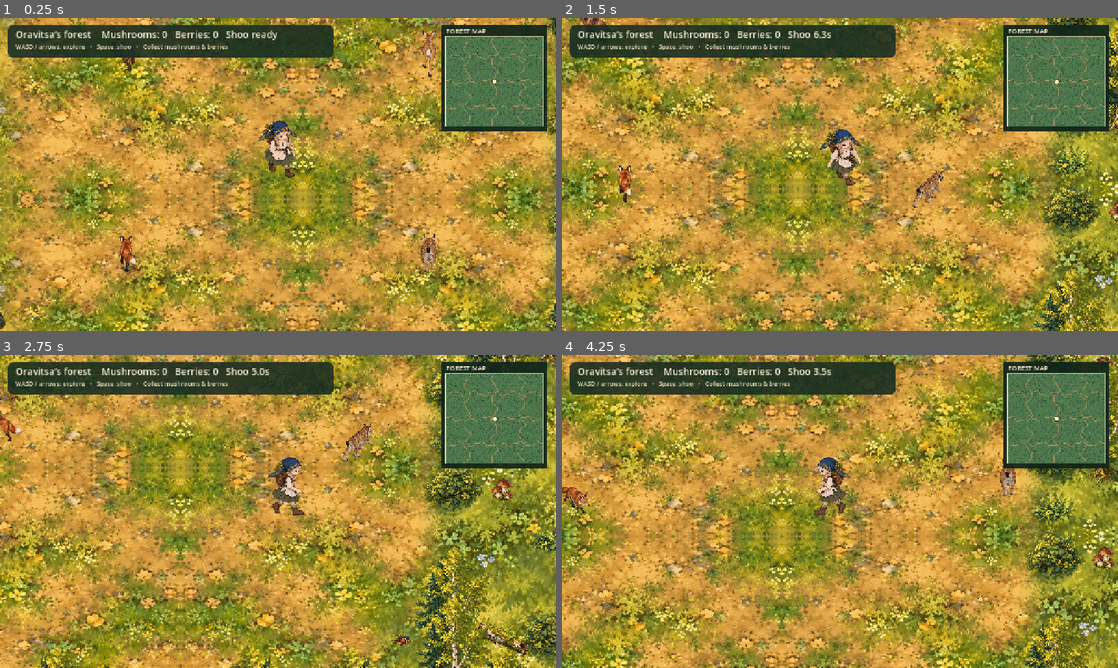
Above: before the commit, frames 1-4 (two rows, left to right).
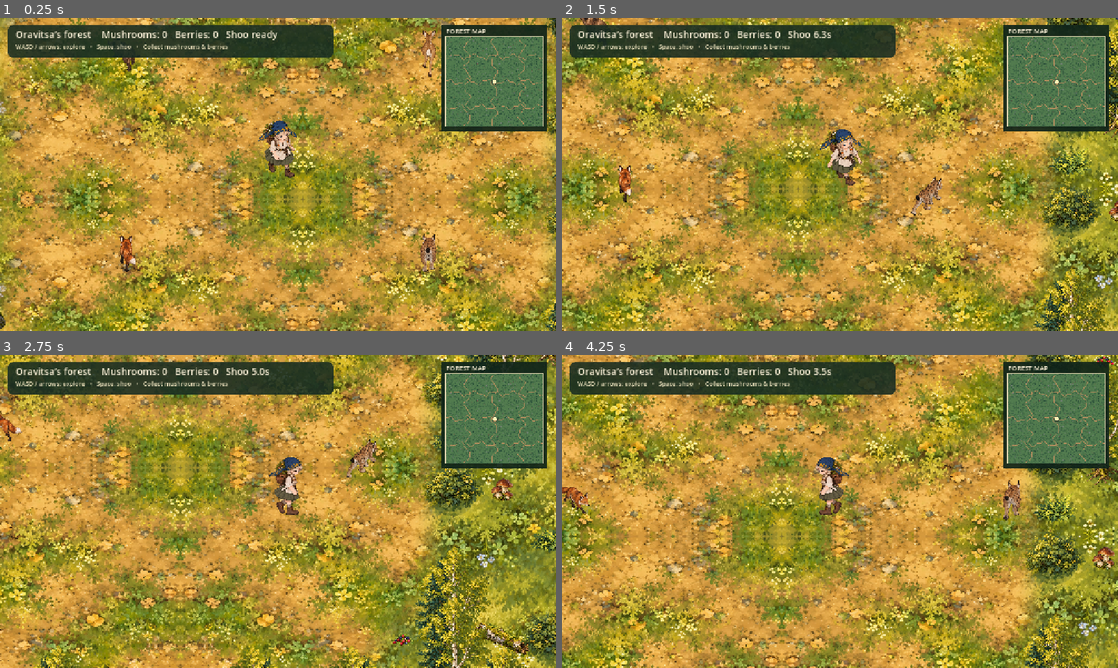
Above: after the commit, the same moments.

Repository: diegoami/oravitsa
Game: Godot game, scene res://scenes/forest_2d/forest.tscn
Same seed, same stepped clock (60 frames per second), same inputs: the game is played once before the commit and once after it.
Inputs:
- Up to frame 1 (0.25 s): no input
- Up to frame 2 (1.5 s): tap Enter at 0.5 s; hold D (move_right) 0.53-1.28 s; tap R at 0.6, 1.35 s; tap Space at 0.77 s; hold S (move_back) from 1.28 s (still down)
- Up to frame 3 (2.75 s): tap Space at 1.52 s; release S (move_back) at 2.03 s; hold D (move_right) from 2.03 s (still down); tap R at 2.1 s
- Up to frame 4 (4.25 s): release D (move_right) at 2.78 s; hold W (move_forward) 2.78-3.53 s; tap R at 2.85, 3.6 s; tap Space at 3.02, 3.77 s; hold A (move_left) from 3.53 s (still down)

The runs differ from the first frame. In frame 1, 0.1% of the frame differs, in the area x 75-79%, y 68-82%; in frame 2, 0.7%; in frame 3, 1.0%, in the area x 48-68%, y 21-52%; in frame 4, 0.9%.

Commit message:
Add lynx catches and full Oravitsa walk loops

Diff:
--- a/scenes/forest_2d/forest.gd
+++ b/scenes/forest_2d/forest.gd
@@ -29,6 +29,10 @@
 const ANIMAL_NAMES := {BOAR: "Boar", DEER: "Deer", FOX: "Fox", LYNX: "Lynx"}
 const ANIMAL_SPEEDS := {BOAR: 52.0, DEER: 96.0, FOX: 112.0, LYNX: 91.0}
 const ANIMAL_RADIUS := {BOAR: 30.0, DEER: 25.0, FOX: 22.0, LYNX: 25.0}
+const LYNX_BURST_SPEED := 220.0
+const LYNX_BURST_TIME := 1.5
+const LYNX_BURST_RECOVERY := 3.4
+const DEER_RESPAWN_TIME := 25.0
 const PLAYER_RADIUS := 24.0
 const SHOO_RANGE := 200.0
 const SHOO_COOLDOWN := 7.0
@@ -38,6 +42,7 @@
 var player_position := Vector2.ZERO
 var basket := 0
 var berries_basket := 0
+var deer_caught := 0
 var player_stun := 0.0
 var shoo_cooldown := 0.0
 var _ground: TileMapLayer
@@ -54,7 +59,6 @@
 var _textures: Dictionary = {}
 var _png_cache: Dictionary = {}
 var _loaded_center := Vector2i(-999, -999)
-var _walk_phase := 0.0
 
 
 func _ready() -> void:
@@ -75,20 +79,18 @@
 	var direction := Input.get_vector("move_left", "move_right", "move_forward", "move_back")
 	if direction.length_squared() > 0.0 and player_stun <= 0.0:
 		var step := direction.normalized() * SPEED * delta
-		_try_move(Vector2(step.x, 0.0))
-		_try_move(Vector2(0.0, step.y))
+		if not _try_move(step) and player_stun <= 0.0:
+			_try_move(Vector2(step.x, 0.0))
+			_try_move(Vector2(0.0, step.y))
 		var wanted := _direction_name(direction)
 		var base: String = {"w": "e", "sw": "se", "nw": "ne"}.get(wanted, wanted)
 		if _player.animation != base or not _player.is_playing():
 			_player.play(base)
 		_player.flip_h = wanted in ["w", "sw", "nw"]
-		_walk_phase += delta * 11.0 * TAU / 4.0
-		_player.offset.y = -290.0 + sin(_walk_phase * 2.0) * 5.0
-		_player.rotation = sin(_walk_phase) * 0.012
+		_player.offset.y = -290.0
 	else:
 		_player.stop()
 		_player.offset.y = -290.0
-		_player.rotation = 0.0
 	_player.modulate = Color(0.66, 0.78, 0.91) if player_stun > 0.0 else Color.WHITE
 	_player.position = player_position
 	_camera.position = player_position
@@ -96,6 +98,7 @@
 	var cell := _world_cell(player_position)
 	if cell != _loaded_center:
 		_refresh_visible()
+	_update_respawns(delta)
 	_move_animals(delta)
 	_update_hud()
 	_minimap.queue_redraw()
@@ -258,9 +261,9 @@
 		frames.set_animation_speed(direction, 11.0)
 		var filename: String
 		if direction in ["e", "se", "ne"]:
-			filename = ART + "oravitsa_walk_" + ("side" if direction == "e" else direction) + ".png"
+			filename = ART + ("oravitsa_walk_side_v2.png" if direction == "e" else "oravitsa_walk_" + direction + ".png")
 		else:
-			filename = CHARACTER_ART + "oravitsa_walk_" + ("toward" if direction == "s" else "away") + ".png"
+			filename = CHARACTER_ART + "oravitsa_walk_toward.png" if direction == "s" else ART + "oravitsa_walk_back_v2.png"
 		var texture: Texture2D = _load_png(filename)
 		var width := float(texture.get_width()) / 4.0
 		var sequence := [0, 1, 2, 1] if direction in ["se", "ne"] else [0, 1, 2, 3]
@@ -392,13 +395,20 @@
 		"facing": Vector2.DOWN,
 		"state": "idle",
 		"food_cell": Vector2i(-1, -1),
-		"eat_time": 0.0
+		"eat_time": 0.0,
+		"alive": true,
+		"respawn": 0.0,
+		"feeding": 0.0,
+		"burst": 0.0,
+		"burst_cooldown": 0.0
 	})
 
 
 func _refresh_animals(center: Vector2i) -> void:
 	var wanted := {}
 	for id in _animals.size():
+		if not _animals[id]["alive"]:
+			continue
 		var cell := _world_cell(_animals[id]["position"])
 		if abs(cell.x - center.x) <= 12 and abs(cell.y - center.y) <= 9:
 			wanted[id] = true
@@ -468,7 +478,7 @@
 	var nearest := -1
 	var best := radius * radius
 	for other_id in _active_animals.keys():
-		if other_id == except_id or _animals[other_id]["kind"] not in kinds:
+		if other_id == except_id or not _animals[other_id]["alive"] or _animals[other_id]["kind"] not in kinds:
 			continue
 		var distance: float = position.distance_squared_to(_animals[other_id]["position"])
 		if distance < best:
@@ -512,7 +522,7 @@
 	if candidate.distance_to(player_position) < ANIMAL_RADIUS[kind] + PLAYER_RADIUS:
 		return false
 	for other_id in _active_animals.keys():
-		if other_id == id:
+		if other_id == id or not _animals[other_id]["alive"]:
 			continue
 		var other := _animals[other_id]
 		if candidate.distance_to(other["position"]) < ANIMAL_RADIUS[kind] + ANIMAL_RADIUS[other["kind"]]:
@@ -525,22 +535,75 @@
 		return
 	shoo_cooldown = SHOO_COOLDOWN
 	for id in _active_animals.keys():
-		if _animals[id]["position"].distance_to(player_position) <= SHOO_RANGE:
+		if _animals[id]["alive"] and _animals[id]["position"].distance_to(player_position) <= SHOO_RANGE:
 			_animals[id]["shoo"] = 3.0
 			_animals[id]["timeout"] = 0.0
 
 
+func _catch_deer(lynx_id: int, deer_id: int) -> void:
+	var lynx := _animals[lynx_id]
+	var deer := _animals[deer_id]
+	if not deer["alive"] or lynx["kind"] != LYNX or deer["kind"] != DEER:
+		return
+	deer["alive"] = false
+	deer["respawn"] = DEER_RESPAWN_TIME
+	deer["velocity"] = Vector2.ZERO
+	lynx["feeding"] = 1.7
+	lynx["burst"] = 0.0
+	lynx["velocity"] = Vector2.ZERO
+	lynx["state"] = "feed"
+	deer_caught += 1
+	if _active_animals.has(deer_id):
+		_active_animals[deer_id].queue_free()
+		_active_animals.erase(deer_id)
+
+
+func _update_respawns(delta: float) -> void:
+	var refreshed := false
+	for id in _animals.size():
+		var data := _animals[id]
+		if data["alive"]:
+			continue
+		data["respawn"] = maxf(0.0, float(data["respawn"]) - delta)
+		if data["respawn"] > 0.0:
+			continue
+		var home: Vector2 = data["home"]
+		if home.distance_to(player_position) < 450.0 or not _can_animal_move(id, home):
+			data["respawn"] = 3.0
+			continue
+		data["position"] = home
+		data["target"] = home
+		data["timeout"] = 0.0
+		data["state"] = "idle"
+		data["alive"] = true
+		refreshed = true
+	if refreshed:
+		_refresh_animals(_loaded_center)
+
+
 func _move_animals(delta: float) -> void:
 	for id in _active_animals.keys():
+		if not _active_animals.has(id) or not _animals[id]["alive"]:
+			continue
 		var data := _animals[id]
 		var position: Vector2 = data["position"]
 		var kind: int = data["kind"]
 		var sprite: AnimatedSprite2D = _active_animals[id]
 		data["stun"] = maxf(0.0, data["stun"] - delta)
 		data["shoo"] = maxf(0.0, data["shoo"] - delta)
+		var was_feeding: bool = data["feeding"] > 0.0
+		data["feeding"] = maxf(0.0, data["feeding"] - delta)
+		if was_feeding and data["feeding"] <= 0.0:
+			data["state"] = "idle"
+			data["timeout"] = 0.0
+		data["burst"] = maxf(0.0, data["burst"] - delta)
+		data["burst_cooldown"] = maxf(0.0, data["burst_cooldown"] - delta)
 		if data["stun"] > 0.0:
 			sprite.stop()
 			sprite.modulate = Color(0.66, 0.78, 0.91)
+			continue
+		if data["feeding"] > 0.0:
+			sprite.stop()
 			continue
 		sprite.modulate = Color.WHITE
 		data["timeout"] = float(data["timeout"]) - delta
@@ -568,9 +631,17 @@
 		elif kind == LYNX:
 			var prey := _nearest_animal(position, [DEER], id, 650.0)
 			if prey >= 0:
-				target = _animals[prey]["position"]
+				var prey_position: Vector2 = _animals[prey]["position"]
+				if position.distance_to(prey_position) <= ANIMAL_RADIUS[LYNX] + ANIMAL_RADIUS[DEER] + 8.0:
+					_catch_deer(id, prey)
+					sprite.stop()
+					continue
+				target = prey_position
 				data["state"] = "hunt"
-				speed *= 1.18
+				if data["burst_cooldown"] <= 0.0 and position.distance_to(prey_position) < 410.0:
+					data["burst"] = LYNX_BURST_TIME
+					data["burst_cooldown"] = LYNX_BURST_RECOVERY
+				speed = LYNX_BURST_SPEED if data["burst"] > 0.0 else ANIMAL_SPEEDS[LYNX]
 		elif kind in [BOAR, DEER]:
 			var food_cell: Vector2i = data["food_cell"]
 			if not _in_bounds(food_cell) or objects[_index(food_cell)] not in [BERRIES, MUSHROOM] or (kind == DEER and objects[_index(food_cell)] != BERRIES):
@@ -598,7 +669,7 @@
 			target = data["target"]
 		var heading := position.direction_to(target)
 		var velocity: Vector2 = data["velocity"]
-		velocity = velocity.move_toward(heading * speed, 290.0 * delta)
+		velocity = velocity.move_toward(heading * speed, (520.0 if kind == LYNX and data["burst"] > 0.0 else 290.0) * delta)
 		data["velocity"] = velocity
 		var step: Vector2 = velocity * delta
 		var candidate := position
@@ -627,22 +698,25 @@
 			sprite.stop()
 
 
-func _try_move(step: Vector2) -> void:
+func _try_move(step: Vector2) -> bool:
 	if player_stun > 0.0:
-		return
+		return false
 	var candidate := player_position + step
 	candidate.x = clampf(candidate.x, 16.0, MAP_SIZE * TILE - 16.0)
 	candidate.y = clampf(candidate.y, 12.0, MAP_SIZE * TILE - 12.0)
 	if not _can_stand(candidate):
-		return
+		return false
 	for id in _active_animals.keys():
 		var animal := _animals[id]
+		if not animal["alive"]:
+			continue
 		if candidate.distance_to(animal["position"]) < PLAYER_RADIUS + ANIMAL_RADIUS[animal["kind"]]:
 			player_stun = 0.85
 			animal["stun"] = 0.85
 			animal["velocity"] = Vector2.ZERO
-			return
+			return false
 	player_position = candidate
+	return true
 
 
 func _can_stand(point: Vector2) -> bool:
--- a/scenes/forest_2d/smoke_test.gd
+++ b/scenes/forest_2d/smoke_test.gd
@@ -24,6 +24,8 @@
 	assert(forest._direction_name(Vector2.LEFT) == "w")
 	assert(forest._direction_name(Vector2(-1, -1)) == "nw")
 	assert(forest._direction_name(Vector2(1, 1)) == "se")
+	assert(forest._player.sprite_frames.get_frame_count("e") == 4)
+	assert(forest._player.sprite_frames.get_frame_count("n") == 4)
 	assert(forest._ground.tile_set.get_source(forest.GRASS).texture != null)
 	for sprite in forest._active_animals.values():
 		assert(sprite != null and is_instance_valid(sprite))
@@ -41,6 +43,22 @@
 	Input.action_release("move_right")
 	assert(forest._player.is_playing())
 	assert(forest._player.animation == "e")
+	var start: Vector2 = forest._cell_center(forest.START)
+	forest.player_position = start
+	Input.action_press("move_right")
+	Input.action_press("move_forward")
+	forest._process(1.0 / 60.0)
+	Input.action_release("move_right")
+	Input.action_release("move_forward")
+	assert(forest.player_position.x > start.x and forest.player_position.y < start.y)
+	assert(forest._player.animation == "ne")
+	forest.player_position = start
+	var right_cell: Vector2i = forest.START + Vector2i(1, 0)
+	var previous: int = forest.objects[forest._index(right_cell)]
+	forest.objects[forest._index(right_cell)] = forest.TREE
+	assert(forest._try_move(Vector2(forest.TILE, -forest.TILE)))
+	assert(forest.player_position == forest._cell_center(forest.START + Vector2i(1, -1)))
+	forest.objects[forest._index(right_cell)] = previous
 	forest.player_position = forest._animals[0]["position"] + Vector2(-100.0, 0.0)
 	forest._shoo()
 	assert(forest.shoo_cooldown > 0.0)
@@ -65,6 +83,20 @@
 	assert(forest._animals[1]["state"] == "flee")
 	assert(forest._animals[2]["state"] == "flee")
 	assert(forest._animals[3]["state"] == "hunt")
+	assert(forest._animals[3]["burst"] > 0.0)
+	forest._animals[1]["position"] = forest._animals[3]["position"] + Vector2(-54.0, 0.0)
+	forest._move_animals(1.0 / 60.0)
+	assert(not forest._animals[1]["alive"])
+	assert(forest.deer_caught == 1)
+	assert(forest._animals[3]["feeding"] > 0.0)
+	assert(not forest._active_animals.has(1))
+	forest._animals[3]["feeding"] = 0.001
+	forest._move_animals(0.01)
+	assert(forest._animals[3]["state"] != "feed")
+	forest.player_position = forest._cell_center(forest.START + Vector2i(20, 20))
+	forest._update_respawns(forest.DEER_RESPAWN_TIME + 0.1)
+	assert(forest._animals[1]["alive"])
+	forest.player_position = start
 	forest._animals[2]["position"] = forest._cell_center(forest.START + Vector2i(-3, 2))
 	forest._animals[1]["position"] = forest._cell_center(forest.START + Vector2i(3, -2))
 	var before: Vector2 = forest._animals[0]["position"]
@@ -117,5 +149,5 @@
 	assert(forest._ground.get_used_rect().position == Vector2i(38, 41))
 	assert(forest._ground.get_used_rect().size == Vector2i(21, 15))
 	assert(forest._dirt.get_used_rect().position == Vector2i(38, 41))
-	print("Forest smoke test passed: 10x world, tile streaming, blockers, two foods, animal stun/shoo, five art views and eight headings")
+	print("Forest smoke test passed: diagonal movement, full walk loops, lynx burst/catch/respawn, ecology, streaming and pickups")
 	quit()
Binary file added: scenes/forest_2d/art/oravitsa_walk_back_v2.png
Binary file added: scenes/forest_2d/art/oravitsa_walk_side_v2.png
Not shown, changed: README.md
Not shown, added: scenes/forest_2d/ART_WALK_V2.md
Not shown, changed: scenes/forest_2d/README.md
